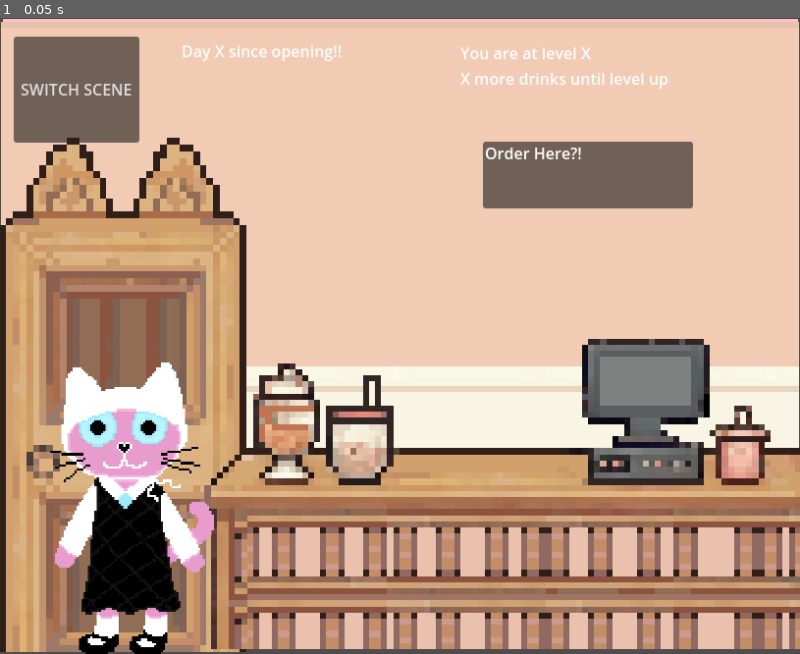
Above: before the commit, frame 1.
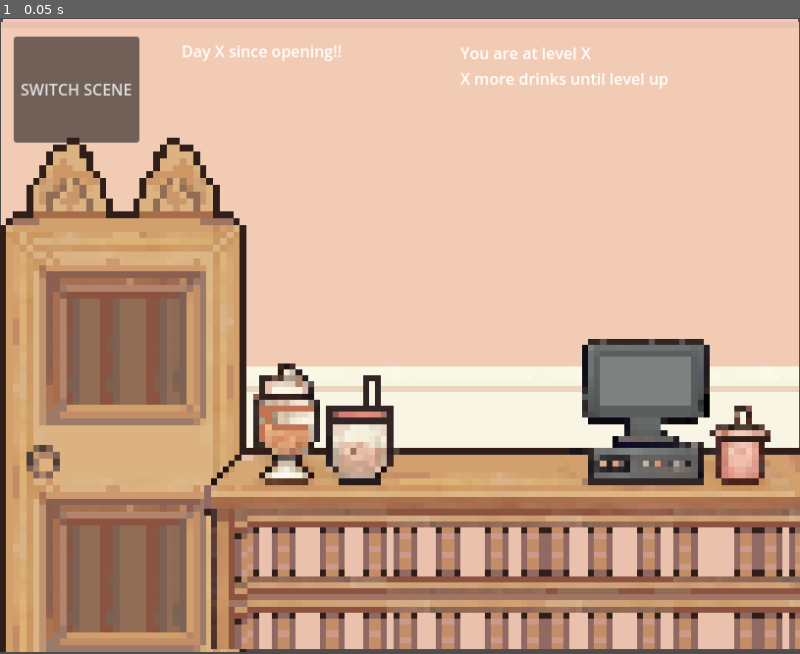
Above: after the commit, the same moment.

Repository: aylabaguette/40sGame
Game: Godot game, scene res://scenes/main.tscn
Same seed, same stepped clock (60 frames per second), same inputs: the game is played once before the commit and once after it.
Inputs:
- Up to frame 1 (0.05 s): no input

The runs differ from the first frame. In frame 1, 8.5% of the frame differs, in the area x 6-87%, y 19-100%.

Commit message:
Updates from Ayla to Dec

Diff:
--- a/40s-game/project.godot
+++ b/40s-game/project.godot
@@ -17,7 +17,7 @@
 
 [autoload]
 
-SignalBus="*res://scenes/signalBus.gd"
+SignalBus="*res://scripts/signalBus.gd"
 
 [display]
 
@@ -27,8 +27,9 @@
 
 [input]
 
-"left click"={
+"mouse click"={
 "deadzone": 0.5,
-"events": [Object(InputEventMouseButton,"resource_local_to_s …(115 unchanged characters)… alse,"meta_pressed":false,"button_mask":0,"position":Vector2(0, 0),"global_position":Vector2(0, 0),"factor":1.0,"button_index":1,"canceled":false,"pressed":false,"double_click":false,"script":null)
+"events": [Object(InputEventMouseButton,"resource_local_to_s …(115 unchanged characters)… alse,"meta_pressed":false,"button_mask":1,"position":Vector2(192, 35),"global_position":Vector2(211, 126),"factor":1.0,"button_index":1,"canceled":false,"pressed":true,"double_click":false,"script":null)
+, Object(InputEventMouseButton,"resource_local_to_scene":false,"resource_name":"","device":-1,"window_id":0,"alt_pressed":false,"shift_pressed":false,"ctrl_pressed":false,"meta_pressed":false,"button_mask":0,"position":Vector2(0, 0),"global_position":Vector2(0, 0),"factor":1.0,"button_index":2,"canceled":false,"pressed":false,"double_click":false,"script":null)
 ]
 }
--- a/40s-game/scenes/Kitchen.tscn
+++ b/40s-game/scenes/Kitchen.tscn
@@ -1,17 +1,25 @@
-[gd_scene load_steps=11 format=3 uid="uid://gkkp38x5uoh5"]
+[gd_scene load_steps=15 format=3 uid="uid://gkkp38x5uoh5"]
 
-[ext_resource type="Script" path="res://scenes/kitchen.gd" id="1_wjto4"]
+[ext_resource type="Script" path="res://scripts/kitchen.gd" id="1_wjto4"]
 [ext_resource type="Texture2D" uid="uid://c8k4vsh2wjb2f" path="res://sprites/kitchen/Backdrop.PNG" id="2_0786h"]
 [ext_resource type="Texture2D" uid="uid://br7c6mch33g2a" path="res://sprites/kitchen/Dispenser.PNG" id="3_igrlo"]
 [ext_resource type="Texture2D" uid="uid://dqrfyppmuq80u" path="res://sprites/kitchen/Lids.PNG" id="4_c85uw"]
-[ext_resource type="Script" path="res://scenes/dispenser.gd" id="5_bdred"]
-[ext_resource type="Texture2D" uid="uid://c8tsmx6qthl1" path="res://sprites/toppings/coffee.PNG" id="5_cj8jx"]
+[ext_resource type="Script" path="res://scripts/dispenser.gd" id="5_bdred"]
+[ext_resource type="Texture2D" path="res://sprites/kitchen/toppings - dispenser/coffee.PNG" id="5_cj8jx"]
 [ext_resource type="Texture2D" uid="uid://dudmdjilkh1qy" path="res://sprites/kitchen/Lid (drag).PNG" id="5_o883t"]
 [ext_resource type="Texture2D" uid="uid://csy775ati26k7" path="res://sprites/kitchen/Menu.PNG" id="6_aoept"]
-[ext_resource type="Script" path="res://scenes/drinks.gd" id="7_vqlel"]
+[ext_resource type="Script" path="res://scripts/drinks.gd" id="7_vqlel"]
+[ext_resource type="Texture2D" path="res://sprites/cups/cup.png" id="10_uhls2"]
+[ext_resource type="Script" path="res://scenes/cup.gd" id="11_7e8gx"]
+
+[sub_resource type="RectangleShape2D" id="RectangleShape2D_cvqij"]
+size = Vector2(111, 72)
 
 [sub_resource type="RectangleShape2D" id="RectangleShape2D_bv3je"]
 size = Vector2(388.75, 358.75)
+
+[sub_resource type="RectangleShape2D" id="RectangleShape2D_kppjn"]
+size = Vector2(14.3677, 13.7383)
 
 [node name="Kitchen" type="Node2D"]
 script = ExtResource("1_wjto4")
@@ -58,12 +66,26 @@
 offset_right = 772.0
 offset_bottom = 393.0
 
+[node name="DispenseButton" type="Button" parent="Dispenser"]
+modulate = Color(1, 1, 1, 0)
+offset_left = 660.0
+offset_top = 344.0
+offset_right = 722.0
+offset_bottom = 398.0
+
 [node name="LeftButton" type="Button" parent="Dispenser"]
 modulate = Color(1, 1, 1, 0)
 offset_left = 608.0
 offset_top = 350.0
 offset_right = 653.0
 offset_bottom = 393.0
+
+[node name="DispenserArea" type="Area2D" parent="Dispenser"]
+position = Vector2(608, 350)
+
+[node name="DispenserShape" type="CollisionShape2D" parent="Dispenser/DispenserArea"]
+position = Vector2(84.5, 218)
+shape = SubResource("RectangleShape2D_cvqij")
 
 [node name="Lids" type="Area2D" parent="."]
 position = Vector2(386, 322)
@@ -79,6 +101,22 @@
 [node name="Drinks" type="Sprite2D" parent="."]
 script = ExtResource("7_vqlel")
 
+[node name="Cup" type="Sprite2D" parent="."]
+texture_filter = 1
+position = Vector2(320.8, 513.75)
+scale = Vector2(8.01333, 8.025)
+texture = ExtResource("10_uhls2")
+script = ExtResource("11_7e8gx")
+
+[node name="Area2D" type="Area2D" parent="Cup"]
+
+[node name="CollisionShape2D" type="CollisionShape2D" parent="Cup/Area2D"]
+position = Vector2(-0.669716, 5.49844)
+shape = SubResource("RectangleShape2D_kppjn")
+
 [connection signal="pressed" from="Button" to="." method="_on_button_pressed"]
 [connection signal="pressed" from="Dispenser/Rightbutton" to="Dispenser" method="_on_rightbutton_pressed"]
 [connection signal="pressed" from="Dispenser/LeftButton" to="Dispenser" method="_on_left_button_pressed"]
+[connection signal="area_shape_entered" from="Dispenser/DispenserArea" to="Dispenser" method="_on_dispenser_area_area_shape_entered"]
+[connection signal="mouse_entered" from="Cup/Area2D" to="Cup" method="_on_area_2d_mouse_entered"]
+[connection signal="mouse_exited" from="Cup/Area2D" to="Cup" method="_on_area_2d_mouse_exited"]
--- a/40s-game/scenes/Shop.tscn
+++ b/40s-game/scenes/Shop.tscn
@@ -1,8 +1,7 @@
-[gd_scene load_steps=13 format=3 uid="uid://d7otfdihf1ee"]
+[gd_scene load_steps=11 format=3 uid="uid://d7otfdihf1ee"]
 
-[ext_resource type="Script" path="res://scenes/characters.gd" id="1_3mjw4"]
 [ext_resource type="Texture2D" uid="uid://buyudqqe76oda" path="res://sprites/shop/Backdrop.png" id="1_72jb3"]
-[ext_resource type="Script" path="res://scenes/shop.gd" id="1_v2lqu"]
+[ext_resource type="Script" path="res://scripts/shop.gd" id="1_v2lqu"]
 [ext_resource type="Texture2D" uid="uid://dnw401aomiw14" path="res://sprites/shop/Counter.png" id="3_05b3x"]
 [ext_resource type="Texture2D" uid="uid://dau526nnbxysi" path="res://sprites/characters/Mabel.PNG" id="4_pv6g3"]
 [ext_resource type="Texture2D" uid="uid://clwfwiq2uw1vx" path="res://sprites/shop/Door.png" id="4_vcaxr"]
@@ -10,14 +9,10 @@
 [ext_resource type="Texture2D" uid="uid://226vmje5xdkf" path="res://sprites/characters/Momo.PNG" id="6_g3rx4"]
 [ext_resource type="Texture2D" uid="uid://cmiv2bwaym08k" path="res://sprites/characters/Kyrat.PNG" id="7_gso0l"]
 [ext_resource type="Texture2D" uid="uid://bb667n3dtoqd7" path="res://sprites/characters/Emily.PNG" id="8_77h1o"]
-[ext_resource type="Script" path="res://scenes/level.gd" id="10_wg3wp"]
-[ext_resource type="Script" path="res://scenes/speechBubble.gd" id="12_627bb"]
+[ext_resource type="Script" path="res://scripts/level.gd" id="10_wg3wp"]
 
 [node name="Shop" type="Node2D"]
 script = ExtResource("1_v2lqu")
-
-[node name="Characters" type="Node2D" parent="."]
-script = ExtResource("1_3mjw4")
 
 [node name="Background shop" type="Sprite2D" parent="."]
 texture_filter = 1
@@ -45,8 +40,6 @@
 texture = ExtResource("3_05b3x")
 
 [node name="Character sprites" type="Node2D" parent="."]
-
-[node name="currentCharacter" type="Sprite2D" parent="Character sprites"]
 
 [node name="Emily" type="Sprite2D" parent="Character sprites"]
 visible = false
@@ -96,20 +89,4 @@
 offset_bottom = 45.0
 text = "Day X since opening!!"
 
-[node name="SpeechBubble" type="Node2D" parent="."]
-script = ExtResource("12_627bb")
-
-[node name="Panel" type="Panel" parent="SpeechBubble"]
-offset_left = 492.0
-offset_top = 126.0
-offset_right = 706.0
-offset_bottom = 194.0
-
-[node name="Label" type="Label" parent="SpeechBubble/Panel"]
-offset_left = 2.0
-offset_right = 213.0
-offset_bottom = 67.0
-text = "
-"
-
 [connection signal="pressed" from="Button" to="." method="_on_button_pressed"]
--- /dev/null
+++ b/40s-game/scenes/cup.gd
@@ -0,0 +1,24 @@
+extends Sprite2D
+@onready var cup: Sprite2D = $"."
+
+var mouseEntered = false
+var holdingCup = false
+
+# Called when the node enters the scene tree for the first time.
+func _ready() -> void:
+	pass # Replace with function body.
+
+# Called every frame. 'delta' is the elapsed time since the previous frame.
+func _process(delta: float) -> void:
+
+	if(Input.is_action_just_pressed("mouse click") && mouseEntered):
+		holdingCup = !holdingCup
+
+	if(holdingCup == true):
+		cup.position = get_global_mouse_position()
+
+func _on_area_2d_mouse_entered() -> void:
+	mouseEntered = true
+
+func _on_area_2d_mouse_exited() -> void:
+	mouseEntered = false
